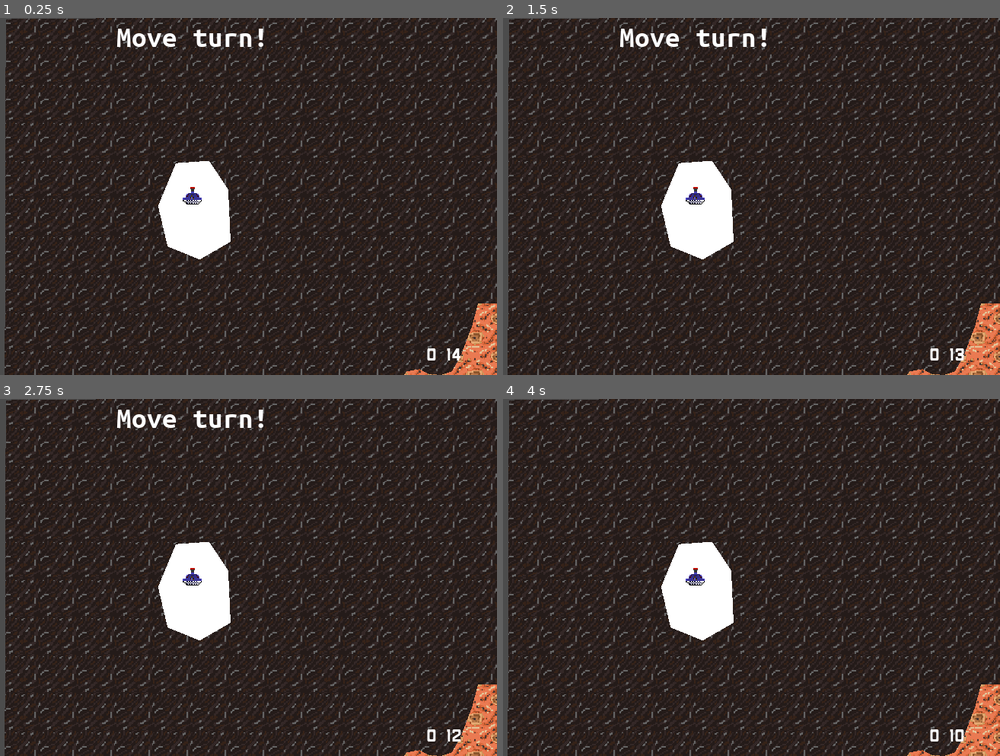
Above: before the commit, frames 1-4 (two rows, left to right).
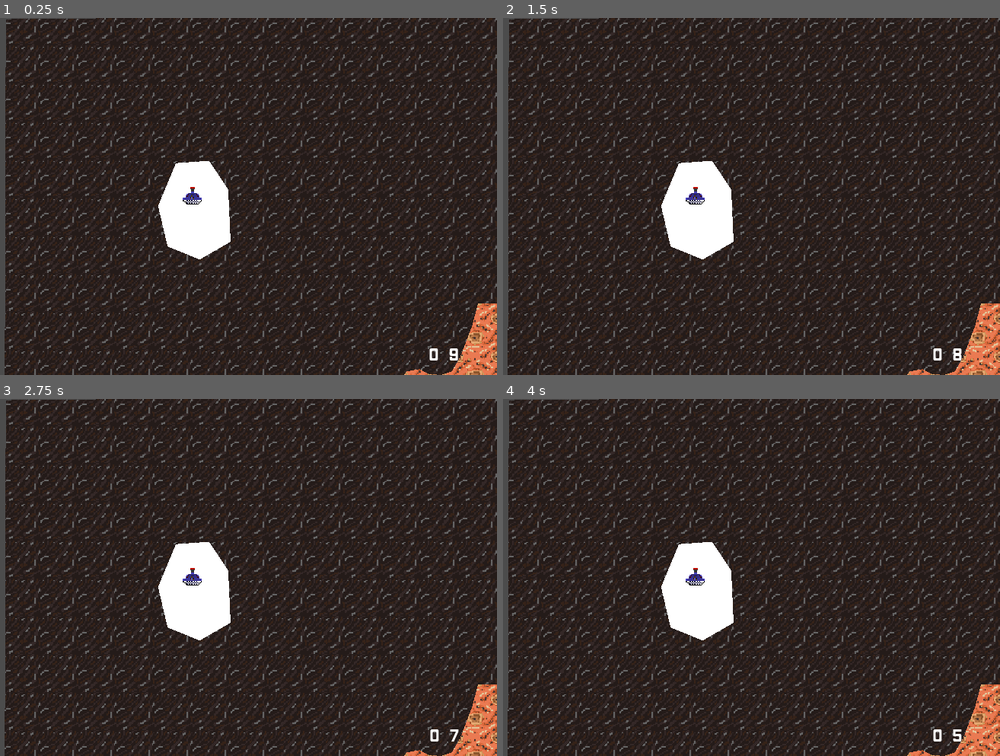
Above: after the commit, the same moments.

Repository: Blinc13/terrain_commander
Game: Godot game, scene res://TestScene.tscn
Two runs of this game, one before a commit and one after it. Both use one fixed random seed, a clock stepped at 60 frames per second and the inputs below. This scene is started directly instead of the project's main scene.
Inputs (mouse positions are in pixels of both pictures, inside the frame that each line leads up to):
- Up to frame 1 (0.25 s): no input
- Up to frame 2 (1.5 s): tap Enter at 0.5 s; move the mouse to (831, 178) at 0.52 s; hold A (right) 0.53-1.28 s; click (831, 178) at 0.6 s; tap Space at 1.25 s; move the mouse to (572, 214) at 1.27 s; hold S (down) from 1.28 s (still down); click (572, 214) at 1.35 s
- Up to frame 3 (2.75 s): move the mouse to (253, 498) at 2.02 s; release S (down) at 2.03 s; hold A (right) from 2.03 s (still down); click (253, 498) at 2.1 s
- Up to frame 4 (4 s): tap Enter at 2.75 s; move the mouse to (667, 648) at 2.77 s; release A (right) at 2.78 s; hold W (up) 2.78-3.53 s; click (667, 648) at 2.85 s; tap Space at 3.5 s; move the mouse to (875, 631) at 3.52 s; hold D (left) from 3.53 s (still down); click (875, 631) at 3.6 s

The runs differ from the first frame. In frame 1, 0.7% of the frame differs, in the area x 23-93%, y 2-96%; in frame 2, 0.7%; in frame 3, 0.7%; in frame 4, 0.1%.

Commit message:
Adapt game controller for multiplayer

Diff:
--- a/scenes/projectile/Rocket.tscn
+++ /dev/null
@@ -1,18 +0,0 @@
-[gd_scene load_steps=4 format=2]
-
-[ext_resource path="res://assets/textures/projectiles/rocket/rocket.png" type="Texture" id=1]
-[ext_resource path="res://src/objects/projectile.gd" type="Script" id=2]
-
-[sub_resource type="RectangleShape2D" id=1]
-extents = Vector2( 2, 2 )
-
-[node name="Projectile" type="KinematicBody2D"]
-collision_mask = 0
-script = ExtResource( 2 )
-
-[node name="Sprite" type="Sprite" parent="."]
-rotation = 1.5708
-texture = ExtResource( 1 )
-
-[node name="CollisionShape2D" type="CollisionShape2D" parent="."]
-shape = SubResource( 1 )
--- a/src/objects/game.gd
+++ b/src/objects/game.gd
@@ -11,11 +11,14 @@
 var move_time: float = 15
 var fire_time: float = 10
 
-var time: float = 0
-var is_move_turn: bool = false # In ready will be called change_turn(for less code)
+remotesync var time: float = 0
+remotesync var is_move_turn: bool = false # In ready will be called change_turn(for less code)
 
 func _physics_process(delta):
 	time += delta
+
+	if !is_network_master():
+		return
 
 	if time >= get_duration_of_current_turn():
 		change_turn()
@@ -28,15 +31,23 @@
 
 func change_turn():
 	if is_move_turn:
-		is_move_turn = false
-		emit_signal("FireTurn")
-		emit_signal("CanFire", true) # So far so, then it will be redone for multiplayer
+		rset("is_move_turn", false)
+
+		rpc("rpc_signal", "FireTurn")
+		rpc("rpc_signal_with_arg", "CanFire", true) # So far so, then it will be redone for multiplayer
 	else:
-		is_move_turn = true
-		emit_signal("MoveTurn")
-		emit_signal("CanFire", false)
+		rset("is_move_turn", true)
 
-	time = 0
+		rpc("rpc_signal", "MoveTurn")
+		rpc("rpc_signal_with_arg", "CanFire", false)
+
+	rset("time", 0) # Update time on clients
+
+remotesync func rpc_signal(name: String):
+	emit_signal(name)
+
+remotesync func rpc_signal_with_arg(name: String, arg):
+	emit_signal(name, arg)
 
 # Debug
 func move_handler():
@@ -52,5 +63,24 @@
 
 	BaseNodes.game = self
 
+	set_network_master(1)
+
+
+# Time init neded for correct return value of get_duration_of_current_turn
+func init_time(move_time: float, fire_time: float):
+	if !is_network_master():
+		return
+
+	rpc("set_time_on_rpc", move_time, fire_time)
+
+# Init time on rpc
+remotesync func set_time_on_rpc(mt: float, ft: float):
+	move_time = mt
+	fire_time = ft
+
+
 func _ready():
+	if !is_network_master():
+		return
+
 	change_turn()
